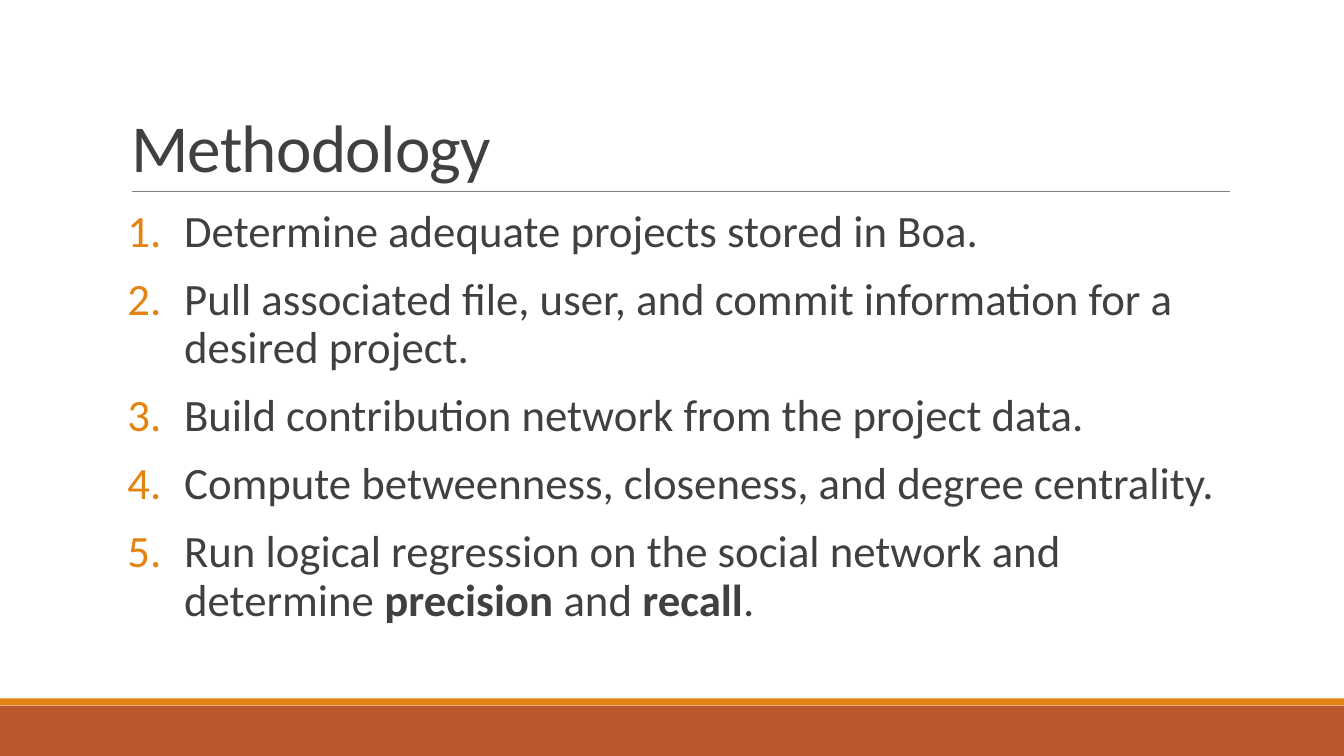
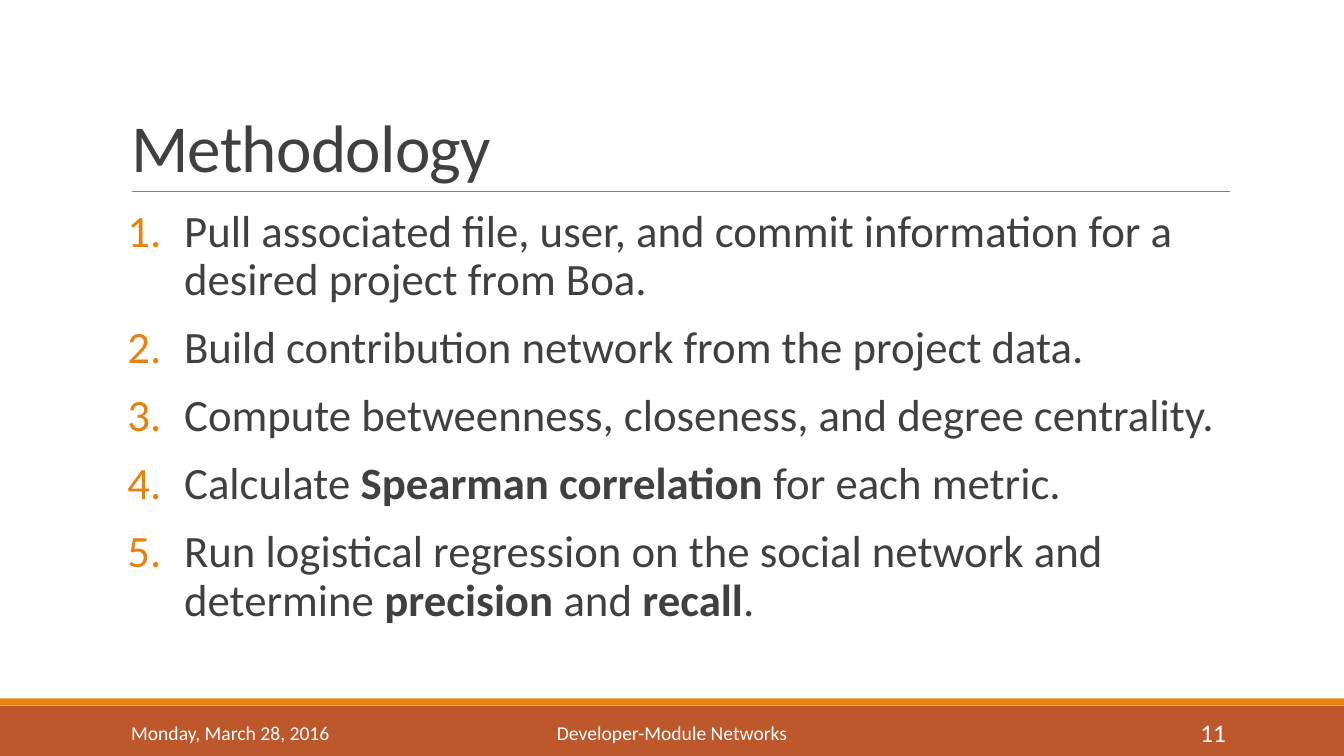
Before and after one commit to bmuscede/NetworkMine, a slide deck: slide 11 of Final-Presentation/Presentation.pptx (slide 10 before the commit). Drawn at 1344x756 pixels with LibreOffice and Linux fonts; fonts in the diff are those of the drawing. Boxes give left, top, right and bottom in pixels: in the first picture for what was removed or moved away, otherwise in the second. Text is boxed around its words. In the diff, an @@ line names an element or a change of style, - is before the commit and + after.

```diff
--- a/Final-Presentation/Presentation.pptx
+++ b/Final-Presentation/Presentation.pptx
@@ text at [184, 216, 1172, 303]: text changed @@
-1. Determine adequate projects stored in Boa.
-2. Pull associated file, user, and commit information for a desired project.
+1. Pull associated file, user, and commit information for a desired project from Boa.
@@ text at [184, 467, 1103, 623]: text changed @@
-5. Run logical regression on the social network and determine precision and recall.
+4. Calculate Spearman correlation for each metric.
+5. Run logistical regression on the social network and determine precision and recall.
@@ text added at [131, 726, 330, 743], 14 pt, text #FFFFFF @@
+Monday, March 28, 2016
@@ text added at [557, 726, 787, 743], 14 pt, text #FFFFFF @@
+Developer-Module Networks
@@ page number added at [1200, 725, 1226, 742], 18 pt, text #FFFFFF @@
+11
```
Also in this commit, not shown: 18 other slides changed, 4 slides added, 1 slide removed, 17 other files.
